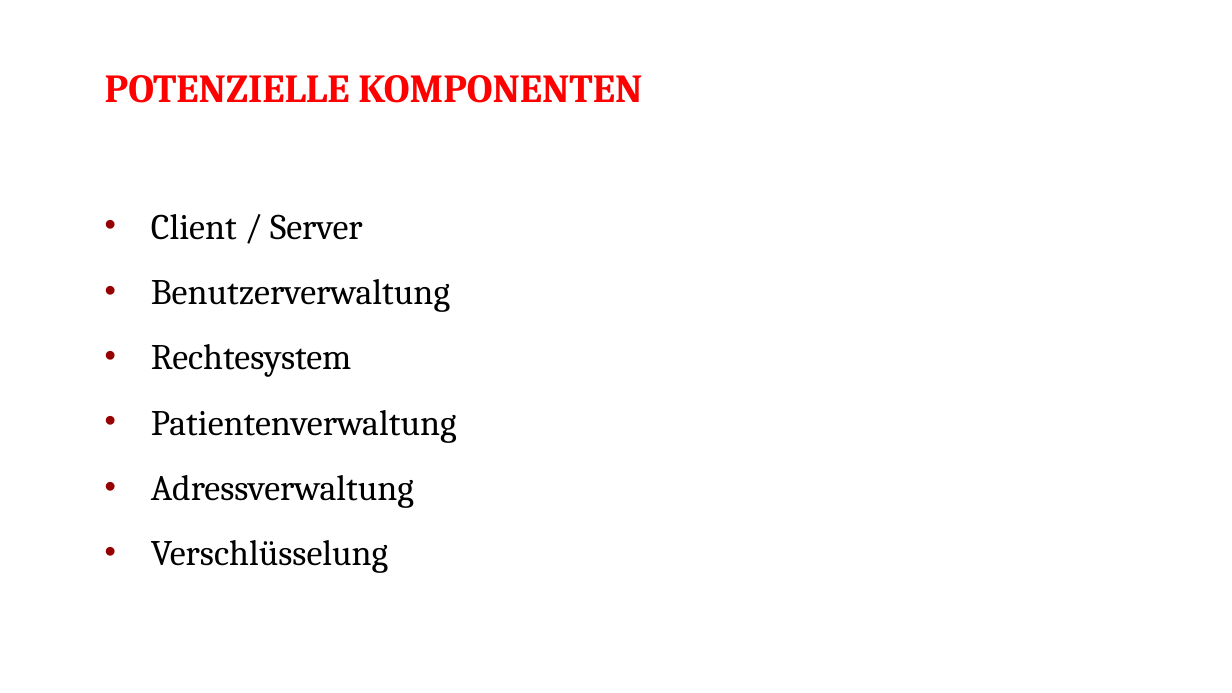
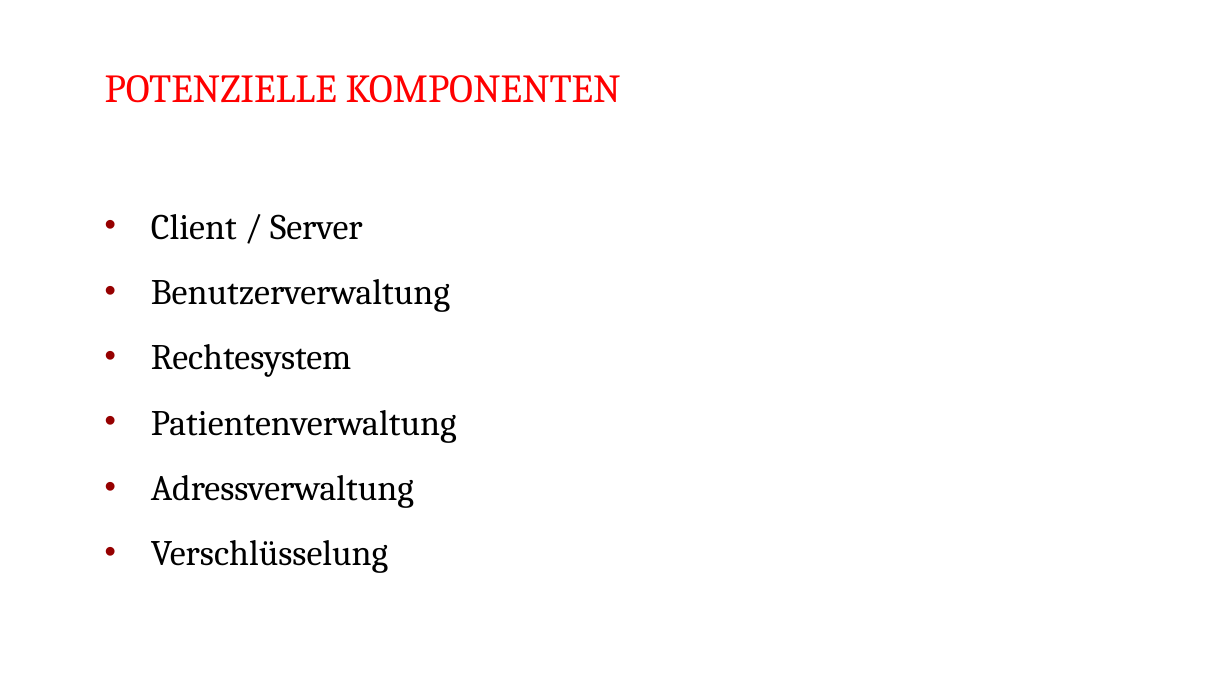
Before and after one commit to shylux/ch.bfh.bti7081.s2015.rot, a slide deck: slide 6 of doc/task01/Task 1.pptx. Drawn at 1232x693 pixels with LibreOffice and Linux fonts; fonts in the diff are those of the drawing. Boxes give left, top, right and bottom in pixels: in the first picture for what was removed or moved away, otherwise in the second. Text is boxed around its words. In the diff, an @@ line names an element or a change of style, - is before the commit and + after.

```diff
--- a/doc/task01/Task 1.pptx
+++ b/doc/task01/Task 1.pptx
@@ title "POTENZIELLE KOMPONENTEN" at [105,75,621,103]: bold off @@
```
Also in this commit, not shown: 1 other slide changed, 1 slide removed.
